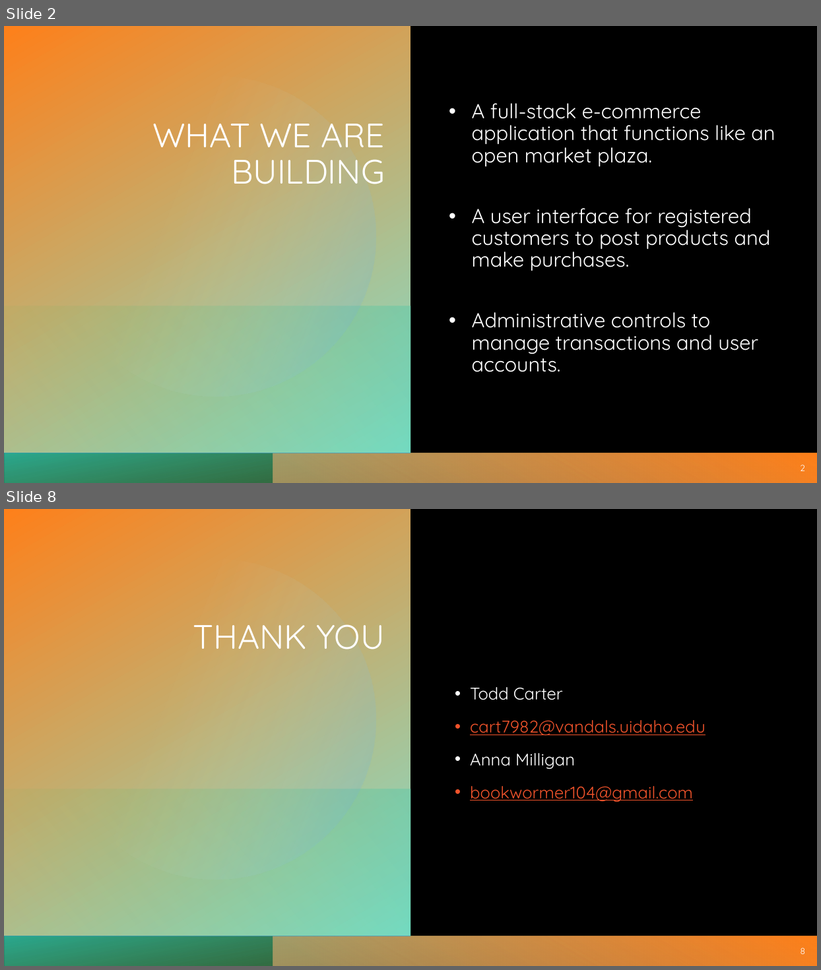
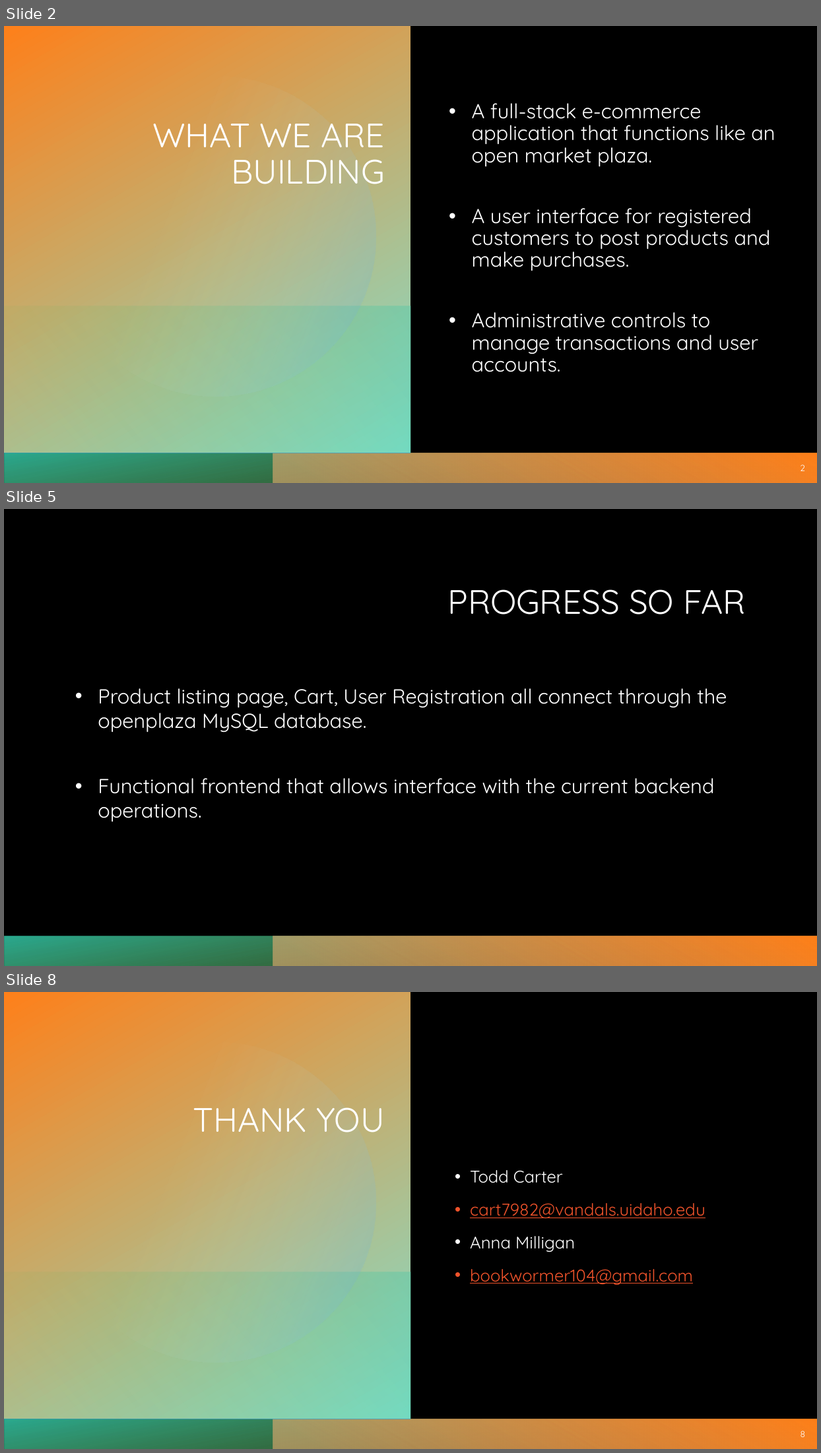
Before and after one commit to cart7982/CaravanSeraiCS360, a slide deck: OpenPlazaCS360Lab/Presentations/OpenPlaza.pptx. Shown one above the other, each under a label of ours: slides 2 and 8 before the commit, slides 2, 5 and 8 after it; the slides between them are not shown. The pictures are 821x970 and 821x1453 pixels, drawn with LibreOffice and Linux fonts; fonts in the diff are those of the drawing; background and template pictures are left out. Boxes give left, top, right and bottom in pixels: in the first picture for what was removed or moved away, otherwise in the second. Text is boxed around its words. In the diff, an @@ line names an element or a change of style, - is before the commit and + after.

```diff
--- a/OpenPlazaCS360Lab/Presentations/OpenPlaza.pptx
+++ b/OpenPlazaCS360Lab/Presentations/OpenPlaza.pptx
@@ slide 5 added at (x1=4, y1=509, x2=817, y2=966), background #000000; not listed: 2 template elements that a slide beside it also shows @@
@@ title added at (x1=448, y1=590, x2=746, y2=615), 40 pt, text #FFFFFF @@
+PROGRESS SO FAR
@@ text added at (x1=98, y1=689, x2=727, y2=822), 24 pt, text #FFFFFF @@
+• Product listing page, Cart, User Registration all connect through the openplaza MySQL database.
+• Functional frontend that allows interface with the current backend operations.
```
Also in this commit, not shown: 4 slides changed, 1 slide removed.
